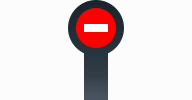
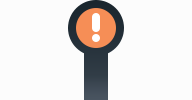
Layers edited between the first and the second 192px x 100px image:
added group "stalling" with 2 layers above "connected" over [76, 8, 116, 48]
added layer "Rectangle 3" in group "stalling" over [92, 13, 100, 42]
added layer "Ellipse 1" (1st of 3, in "stalling") in group "stalling" over [76, 8, 116, 48]
hid group "disconnect" (2 layers) over [76, 8, 116, 48]
